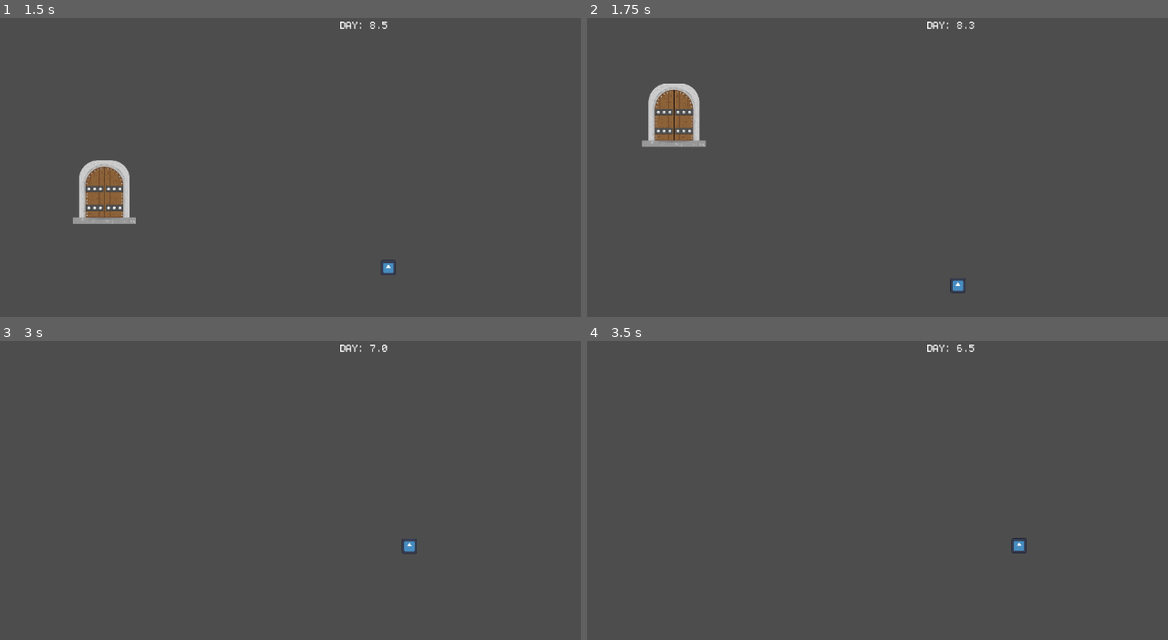
Above: before the commit, frames 1-4 (two rows, left to right).
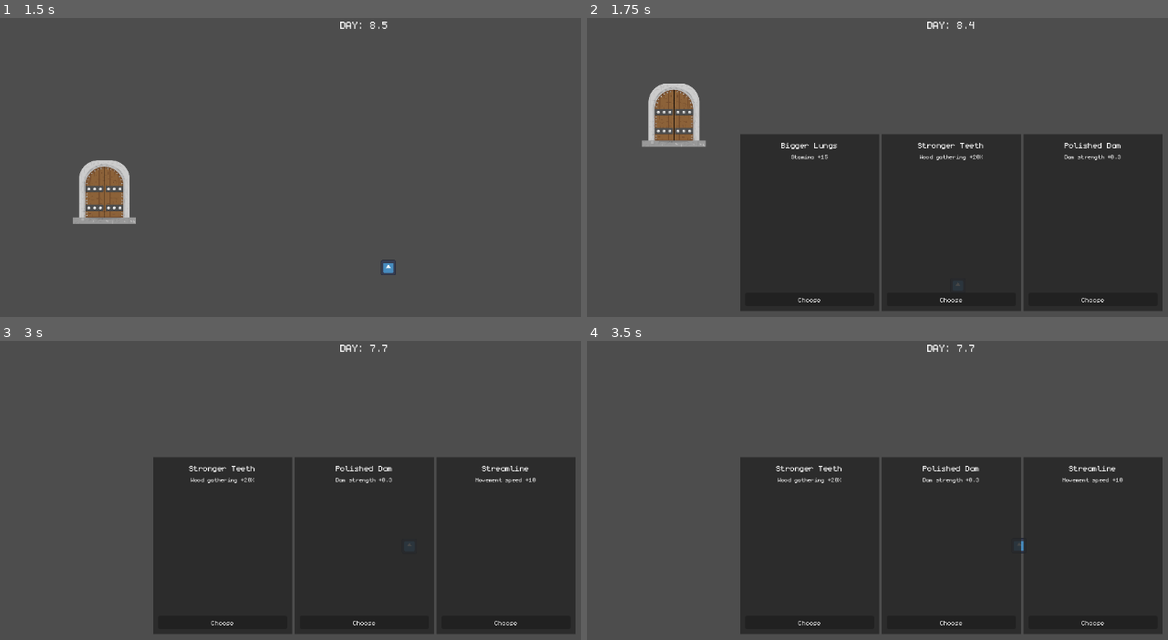
Above: after the commit, the same moments.

Repository: Juniper19/beaver-game
Game: Godot game, scene res://world.tscn
The game is run twice, just before and just after one commit, with the same random seed, the same clock (stepped at 60 frames per second) and the same inputs. The engine's default icon, where the game draws it, is replaced by a stand-in: a white triangle on a blue panel in a dark square.
Inputs (mouse positions are in pixels of both pictures, inside the frame that each line leads up to):
- Up to frame 1 (1.5 s): tap Enter (ui_accept) at 0.5 s; hold D (move_right) 0.53-1.28 s; hold Enter (ui_accept) 0.53-1.28 s; hold S (move_down) from 1.28 s (still down); tap E (interact) at 1.35 s
- Up to frame 2 (1.75 s): keep holding S (move_down); tap Enter (ui_accept) at 1.52, 1.55 s
- Up to frame 3 (3 s): tap Enter (ui_accept) at 1.82 s; release S (move_down) at 2 s; click (220, 622) at 2 s, where only the run after the commit has a clickable "Choose"; hold D (move_right) from 2.78 s (still down); hold Enter (ui_accept) from 2.78 s (still down)
- Up to frame 4 (3.5 s): keep holding D (move_right); keep holding Enter (ui_accept)

Frame 1 is identical in both runs. In frame 2, 42% of the frame differs, in the area x 26-100%, y 1-98%; in frame 3, 42%; in frame 4, 42%.

Commit message:
cant re-select cards, press space to select cards while inside_dam scene, changes based on global stats file

Diff:
--- a/Dam/inside_dam.tscn
+++ b/Dam/inside_dam.tscn
@@ -1,7 +1,8 @@
-[gd_scene load_steps=3 format=3 uid="uid://cus4fv7iknxoj"]
+[gd_scene load_steps=4 format=3 uid="uid://cus4fv7iknxoj"]
 
 [ext_resource type="PackedScene" uid="uid://dd4iqf5la6hly" path="res://player/player.tscn" id="1_applo"]
 [ext_resource type="PackedScene" uid="uid://cxl18pj2uuxtl" path="res://Doors/door.tscn" id="2_6w3bf"]
+[ext_resource type="PackedScene" uid="uid://bnjmxvo72qb0" path="res://Dam/upgrade_manager.tscn" id="3_gxfum"]
 
 [node name="InsideDam" type="Node2D"]
 
@@ -9,3 +10,5 @@
 target_scene = "uid://cl1jmkdurg2bg"
 
 [node name="Player" parent="." instance=ExtResource("1_applo")]
+
+[node name="UpgradeManager" parent="." instance=ExtResource("3_gxfum")]
--- /dev/null
+++ b/Dam/upgrade_manager.gd
@@ -0,0 +1,119 @@
+extends Node
+
+const GlobalStatsScript = preload("res://global/global_stats.gd")
+var global_stats: Node = null
+
+# ----------CARD OPTIONS-----------------
+@export var all_cards: Array[Dictionary] = [
+	{"name": "Stronger Teeth", "desc": "Wood gathering +20%", "effect": {"wood_gather_rate": 0.2}},
+	{"name": "Bigger Lungs", "desc": "Stamina +15", "effect": {"stamina": 15.0}},
+	{"name": "Polished Dam", "desc": "Dam strength +0.3", "effect": {"dam_strength": 0.3}},
+	{"name": "Streamline", "desc": "Movement speed +10", "effect": {"speed": 10.0}},
+]
+
+@onready var card_ui: CanvasLayer = $CardUI
+@onready var card_container: HBoxContainer = $CardUI/CardContainer
+
+var showing: bool = false
+
+# ----------------------------
+func _ready() -> void:
+	# Make sure GlobalStats exists
+	if get_tree().get_root().has_node("GlobalStats"):
+		global_stats = get_tree().get_root().get_node("GlobalStats")
+	else:
+		global_stats = GlobalStatsScript.new()
+		global_stats.name = "GlobalStats"
+		get_tree().get_root().add_child(global_stats)
+
+	card_ui.visible = false
+
+func _process(_delta: float) -> void:
+	# CHANGE THIS BASED ON WHEN WE WANT TO TRIGGER UPGRADES
+	if Input.is_action_just_pressed("ui_accept") and not showing:
+		show_three_cards()
+	elif Input.is_action_just_pressed("ui_cancel") and showing:
+		hide_cards()
+
+func show_three_cards() -> void:
+	showing = true
+	card_ui.visible = true
+
+	# Freeze day/night while choosing
+	if get_tree().get_root().has_node("DayNightManager"):
+		get_tree().get_root().get_node("DayNightManager").freeze_time()
+
+	for child in card_container.get_children():
+		child.queue_free()
+
+	var selected_cards = _get_random_cards(3)
+	for card_data in selected_cards:
+		var card = _create_card(card_data)
+		card_container.add_child(card)
+
+func hide_cards() -> void:
+	showing = false
+	card_ui.visible = false
+
+	# Resume day/night
+	if get_tree().get_root().has_node("DayNightManager"):
+		get_tree().get_root().get_node("DayNightManager").resume_time()
+
+
+func _get_random_cards(count: int) -> Array[Dictionary]:
+	var pool = []
+	for card in all_cards:
+		if not global_stats.chosen_upgrades.has(card["name"]):
+			pool.append(card)
+
+	if pool.is_empty():
+		print("All upgrades already chosen!")
+		return []
+
+	pool.shuffle()
+	return Array(pool.slice(0, min(count, pool.size())), TYPE_DICTIONARY, "", null)
+
+func _create_card(data: Dictionary) -> Control:
+	var rect = ColorRect.new()
+	rect.color = Color(0.15, 0.15, 0.15, 0.85)
+	rect.custom_minimum_size = Vector2(220, 280)
+
+	var vbox = VBoxContainer.new()
+	vbox.anchor_right = 1
+	vbox.anchor_bottom = 1
+	vbox.offset_left = 8
+	vbox.offset_top = 8
+	vbox.offset_right = -8
+	vbox.offset_bottom = -8
+
+	var name_label = Label.new()
+	name_label.text = data["name"]
+	name_label.horizontal_alignment = HORIZONTAL_ALIGNMENT_CENTER
+	name_label.add_theme_font_size_override("font_size", 20)
+
+	var desc_label = Label.new()
+	desc_label.text = data["desc"]
+	desc_label.autowrap_mode = TextServer.AUTOWRAP_WORD
+	desc_label.horizontal_alignment = HORIZONTAL_ALIGNMENT_CENTER
+	desc_label.add_theme_font_size_override("font_size", 14)
+
+	var button = Button.new()
+	button.text = "Choose"
+	button.pressed.connect(func(): _apply_card(data))
+
+	vbox.add_child(name_label)
+	vbox.add_child(desc_label)
+	vbox.add_spacer(false)
+	vbox.add_child(button)
+	rect.add_child(vbox)
+
+	return rect
+
+func _apply_card(data: Dictionary) -> void:
+	if global_stats:
+		global_stats.apply_effect(data["effect"])
+		if not global_stats.chosen_upgrades.has(data["name"]):
+			global_stats.chosen_upgrades.append(data["name"])
+	else:
+		push_warning("GlobalStats not found!")
+	hide_cards()
--- /dev/null
+++ b/Dam/upgrade_manager.tscn
@@ -0,0 +1,21 @@
+[gd_scene load_steps=2 format=3 uid="uid://bnjmxvo72qb0"]
+
+[ext_resource type="Script" uid="uid://brt5s31e54pwr" path="res://Dam/upgrade_manager.gd" id="1_6wd4b"]
+
+[node name="UpgradeManager" type="Node2D"]
+script = ExtResource("1_6wd4b")
+
+[node name="CardUI" type="CanvasLayer" parent="."]
+
+[node name="CardContainer" type="HBoxContainer" parent="CardUI"]
+anchors_preset = 8
+anchor_left = 0.5
+anchor_top = 0.5
+anchor_right = 0.5
+anchor_bottom = 0.5
+offset_left = -20.0
+offset_top = -20.0
+offset_right = 20.0
+offset_bottom = 20.0
+grow_horizontal = 2
+grow_vertical = 2
--- a/Day and night/day_night_manager.gd
+++ b/Day and night/day_night_manager.gd
@@ -70,6 +70,16 @@
 	if timer_label and current_timer.time_left > 0.0:
 		timer_label.text = ("%s: %.1f" % ["Day" if is_day else "Night", current_timer.time_left]).to_upper()
 
+func freeze_time() -> void:
+	if current_timer:
+		current_timer.paused = true
+		print("⏸️ Day/night cycle paused")
+
+func resume_time() -> void:
+	if current_timer:
+		current_timer.paused = false
+		print("▶️ Day/night cycle resumed")
+
 # ---------------- ONLY SPAWN ONE, important----------------
 static var instance: DayNightManager
 
--- a/global/global_stats.gd
+++ b/global/global_stats.gd
@@ -2,3 +2,24 @@
 
 var wood: int = 0
 var water_level: int = 0
+var wood_gather_rate = 1
+
+# Chosen upgrades get removed from the available cards
+var chosen_upgrades: Array[String] = []
+
+# Called when an upgrade is picked
+# Every upgrade/card passes a dictionary, ie: { "wood_gather_rate": +0.2 }
+func apply_effect(effect: Dictionary) -> void:
+	for key in effect.keys():
+		if key in get_property_names():
+			var old_value = get(key)
+			set(key, old_value + effect[key])
+			print("Stat changed:", key, "→", get(key))
+		else:
+			push_warning("Unknown stat: %s" % key)
+
+func get_property_names() -> Array[String]:
+	var names: Array[String] = []
+	for p in get_property_list():
+		names.append(p.name)
+	return names
--- a/project.godot
+++ b/project.godot
@@ -18,6 +18,7 @@
 [autoload]
 
 DayNightManager="*res://Day and night/day_night_manager.tscn"
+GlobalStats="*res://global/global_stats.gd"
 
 [gui]
 
Not shown, added: Dam/upgrade_manager.gd.uid
